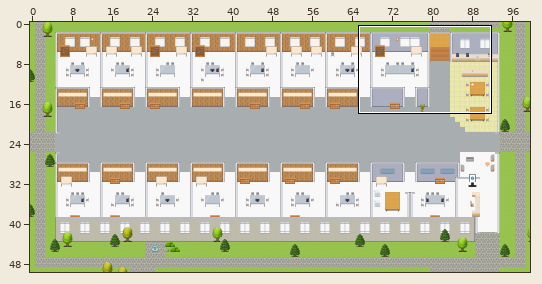
A Tiled map (JSON) gets an edit: maps/CH-Consumer-Customer-Experience-Platform.tmj. Above: a wide view before the commit, with the close-up outlined.
Close-up. As it was:
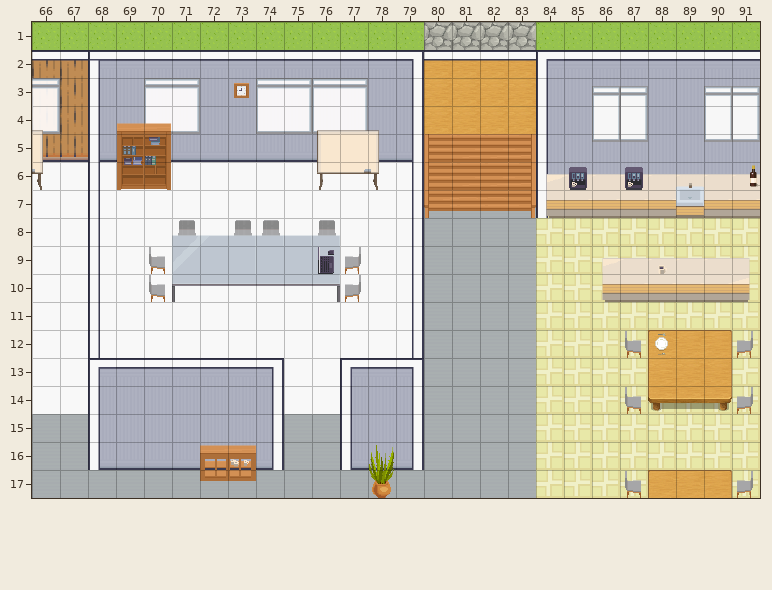
Cells are 32x32 px. Shown: x 66..91, y 1..17. The commit also changed other parts of the map, which this record leaves out.
After:
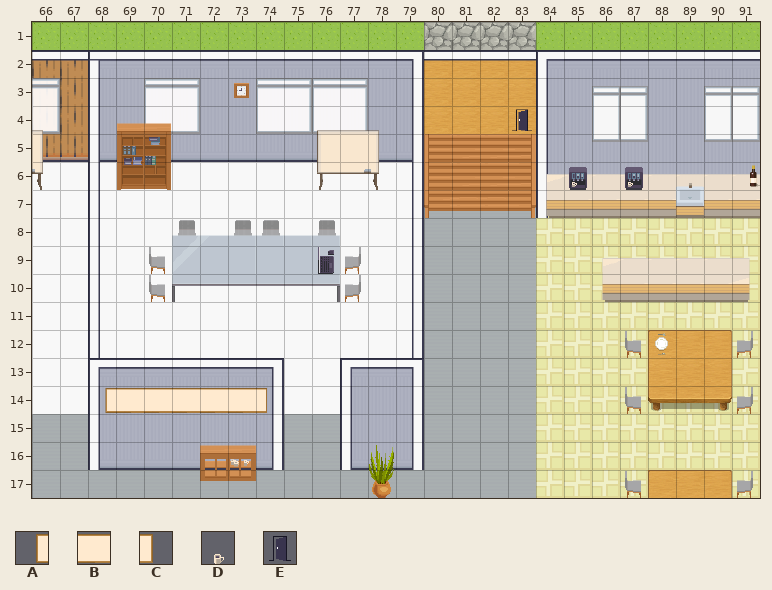
Key: from "Decoration": A 49, B 50, C 51; from "Misc": D 59; from "User_Zones": E 65.
_ is an empty cell.
Edits made:
{"where": "layer \"decor\""}
{"y":9,"x":88,"old":"D","new":"_"}
{"y":14,"x":68,"old":"_______","new":"ABBBBBC"}
{"where": "layer \"zones\""}
{"y":4,"x":83,"old":"_","new":"E"}
